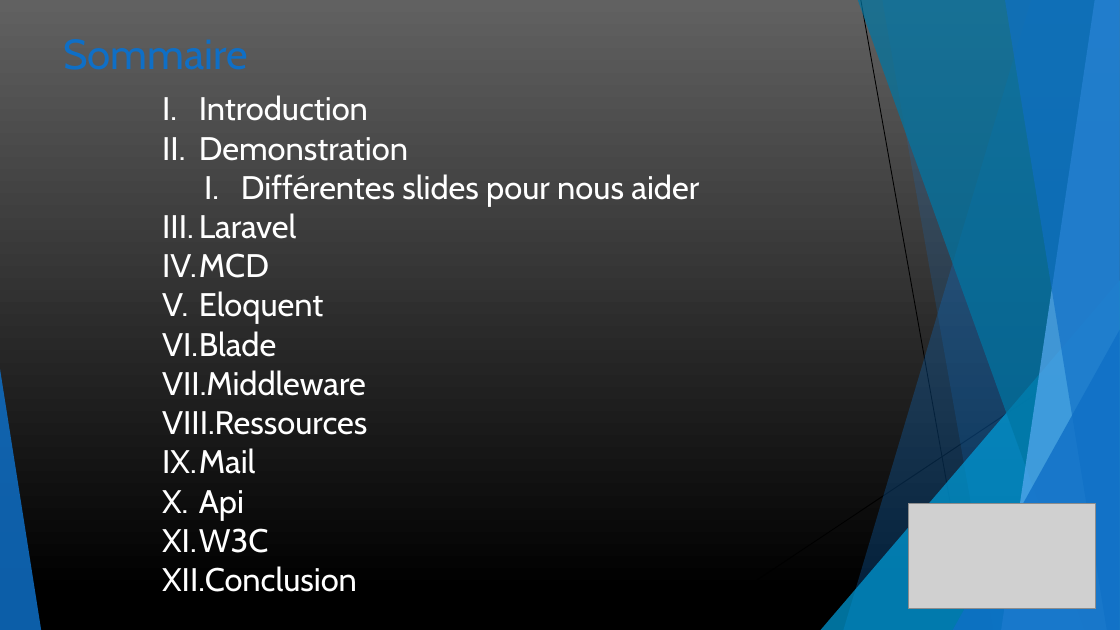
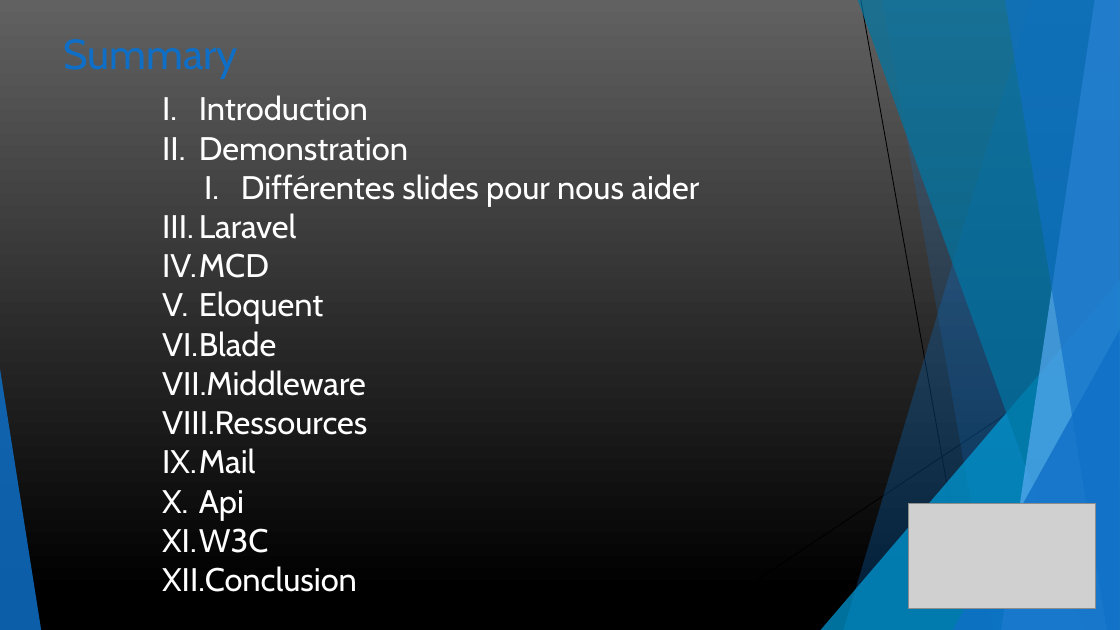
Before and after one commit to guillaumew74/WebProject, a slide deck: slide 2 of ressources/diapo projet.pptx. Drawn at 1120x630 pixels with LibreOffice and Linux fonts; fonts in the diff are those of the drawing; grey boxes stand for pictures. Boxes give left, top, right and bottom in pixels: in the first picture for what was removed or moved away, otherwise in the second. Text is boxed around its words. In the diff, an @@ line names an element or a change of style, - is before the commit and + after.

```diff
--- a/ressources/diapo projet.pptx
+++ b/ressources/diapo projet.pptx
@@ title at (63,39,238,79): text changed @@
-Sommaire
+Summary
```
Also in this commit, not shown: 2 other slides changed, 1 other file.
